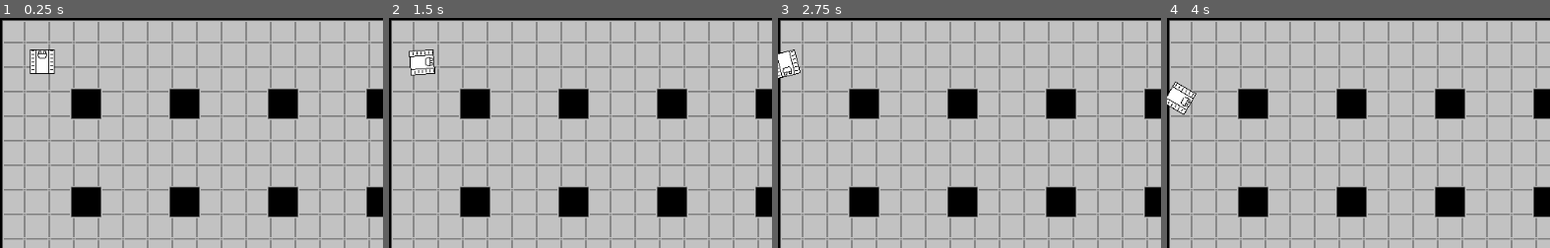
Above: before the commit, frames 1-4 (left to right).
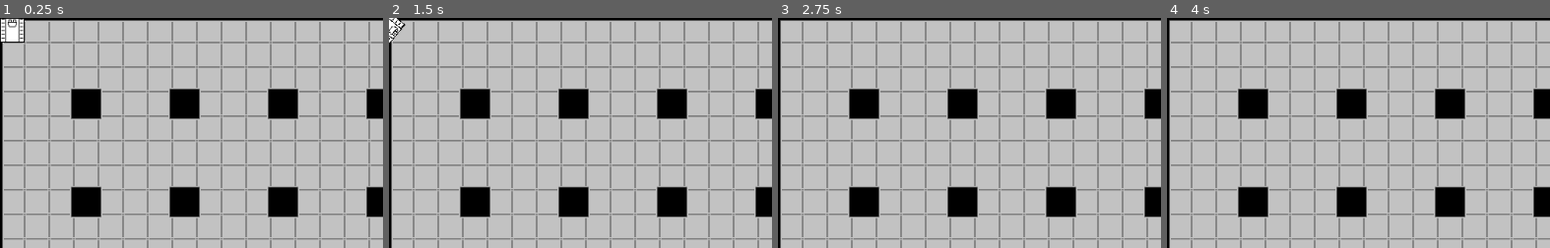
Above: after the commit, the same moments.

Repository: agrutter87/MoonExplorer
Game: Godot game, scene res://Scenes/MoonExplorerGame.tscn
The game is run twice, just before and just after one commit, with the same random seed, the same clock (stepped at 60 frames per second) and the same inputs.
Inputs:
- Up to frame 1 (0.25 s): no input
- Up to frame 2 (1.5 s): tap Enter at 0.5 s; hold Right 0.53-1.28 s; hold Down from 1.28 s (still down)
- Up to frame 3 (2.75 s): release Down at 2.03 s; hold Right from 2.03 s (still down)
- Up to frame 4 (4 s): release Right at 2.78 s; hold Up 2.78-3.53 s; hold Left from 3.53 s (still down)
The pictures show only the part of the screen within x 0-50%, y 0-50%; the shares and areas given below are measured in that part.

The runs differ from the first frame. In frame 1, 1.2% of the frame differs, in the area x 0-15%, y 0-25%; in frame 2, 0.9%; in frame 3, 0.5%; in frame 4, 0.6%.

Commit message:
Updated Rover
Updated Rover scene to make RigidBody2D the root node of the scene.
Corrected placement of sprites within scene tree.
Updated Rover script to replace manual position control with physics control

Diff:
--- a/Scenes/Rover.tscn
+++ b/Scenes/Rover.tscn
@@ -1,17 +1,24 @@
 [gd_scene load_steps=5 format=2]
 
-[ext_resource path="res://Resources/AnimatedSprites/rover_body.png" type="Texture" id=1]
-[ext_resource path="res://Scripts/Rover.gd" type="Script" id=2]
+[ext_resource path="res://Scripts/Rover.gd" type="Script" id=1]
+[ext_resource path="res://Resources/AnimatedSprites/rover_body.png" type="Texture" id=2]
 [ext_resource path="res://Resources/AnimatedSprites/rover_spriteframes.tres" type="SpriteFrames" id=3]
 
 [sub_resource type="RectangleShape2D" id=1]
 extents = Vector2( 15.9486, 15.1618 )
 
-[node name="Rover" type="Sprite"]
-position = Vector2( 54.9648, 56.9583 )
-texture = ExtResource( 1 )
-script = ExtResource( 2 )
-rover_speed = 30
+[node name="Rover" type="RigidBody2D"]
+position = Vector2( 16, 16 )
+gravity_scale = 0.0
+contacts_reported = 1
+contact_monitor = true
+script = ExtResource( 1 )
+
+[node name="CollisionShape2D" type="CollisionShape2D" parent="."]
+shape = SubResource( 1 )
+
+[node name="BodySprite" type="Sprite" parent="."]
+texture = ExtResource( 2 )
 
 [node name="LeftTrackAnimatedSprite" type="AnimatedSprite" parent="."]
 position = Vector2( -12, 0 )
@@ -26,11 +33,4 @@
 animation = "driving"
 frame = 4
 speed_scale = 10.0
-
-[node name="RigidBody2D" type="RigidBody2D" parent="."]
-position = Vector2( 16, 16 )
-
-[node name="CollisionShape2D" type="CollisionShape2D" parent="RigidBody2D"]
-position = Vector2( -16, -16 )
-shape = SubResource( 1 )
-[connection signal="body_entered" from="RigidBody2D" to="." method="_on_RigidBody2D_body_entered"]
+[connection signal="body_entered" from="." to="BodySprite" method="_on_RigidBody2D_body_entered"]
--- a/Scripts/Rover.gd
+++ b/Scripts/Rover.gd
@@ -1,53 +1,60 @@
-extends Sprite
+extends RigidBody2D
 
-export var rover_speed = 10
+export var rover_acceleration = 10
+
+const TRACK_WIDTH = 24
+var left_track_accel = 0
+var right_track_accel = 0
 
 func _ready():
-	$LeftTrackAnimatedSprite.speed_scale = rover_speed
-	$RightTrackAnimatedSprite.speed_scale = rover_speed
+	pass
+# Called every frame. 'delta' is the elapsed time since the previous frame.
 
-# Called every frame. 'delta' is the elapsed time since the previous frame.
 func _process(delta):
-	var left_track_speed = 0
-	var right_track_speed = 0
-	$LeftTrackAnimatedSprite.speed_scale = rover_speed
-	$RightTrackAnimatedSprite.speed_scale = rover_speed
+	var new_left_accel = 0
+	var new_right_accel = 0
 
 	# If any of the keys are pressed, update value
 	if Input.is_key_pressed(KEY_LEFT) or Input.is_key_pressed(KEY_A):
-		left_track_speed = left_track_speed - 1
-		right_track_speed = right_track_speed + 1
+		new_left_accel -= rover_acceleration
+		new_right_accel += rover_acceleration
 	if Input.is_key_pressed(KEY_RIGHT) or Input.is_key_pressed(KEY_D):
-		left_track_speed = left_track_speed + 1
-		right_track_speed = right_track_speed - 1
+		new_left_accel += rover_acceleration
+		new_right_accel -= rover_acceleration
 	if Input.is_key_pressed(KEY_UP) or Input.is_key_pressed(KEY_W):
-		left_track_speed = left_track_speed + 1
-		right_track_speed = right_track_speed + 1
+		new_left_accel += rover_acceleration
+		new_right_accel += rover_acceleration
 	if Input.is_key_pressed(KEY_DOWN) or Input.is_key_pressed(KEY_S):
-		left_track_speed = left_track_speed - 1
-		right_track_speed = right_track_speed - 1
+		new_left_accel -= rover_acceleration
+		new_right_accel -= rover_acceleration
+
+	left_track_accel = new_left_accel
+	right_track_accel = new_right_accel
 
 	# Update left track animation
-	if(left_track_speed > 0):
+	if(left_track_accel > 0):
 		$LeftTrackAnimatedSprite.play("driving")
-	elif(left_track_speed < 0):
+	elif(left_track_accel < 0):
 		$LeftTrackAnimatedSprite.play("driving", true)
 	else:
 		$LeftTrackAnimatedSprite.stop()
 
 	# Update right track animation
-	if(right_track_speed > 0):
+	if(right_track_accel > 0):
 		$RightTrackAnimatedSprite.play("driving")
-	elif(right_track_speed < 0):
+	elif(right_track_accel < 0):
 		$RightTrackAnimatedSprite.play("driving", true)
 	else:
 		$RightTrackAnimatedSprite.stop()
 
+	# Update track animation speed
+	$LeftTrackAnimatedSprite.speed_scale = linear_velocity.length() + abs(angular_velocity * (TRACK_WIDTH / 2))
+	$RightTrackAnimatedSprite.speed_scale = linear_velocity.length() + abs(angular_velocity * (TRACK_WIDTH / 2))
+
+func _physics_process(delta):
 	# Move rover depending on the left and right track behavior
-	translate(Vector2(0, -((right_track_speed + left_track_speed) * rover_speed * delta)).rotated(rotation))
-	rotate((left_track_speed - right_track_speed) * delta)
+	apply_impulse(Vector2(0,0), (Vector2(0, -(left_track_accel + right_track_accel)).rotated(rotation)))
+	apply_torque_impulse(left_track_accel - right_track_accel)
 
-
-func _on_RigidBody2D_body_entered(body):
-	$LeftTrackAnimatedSprite.stop()
-	$RightTrackAnimatedSprite.stop()
+func _on_Rover_body_entered(body):
+	print("Entered")
